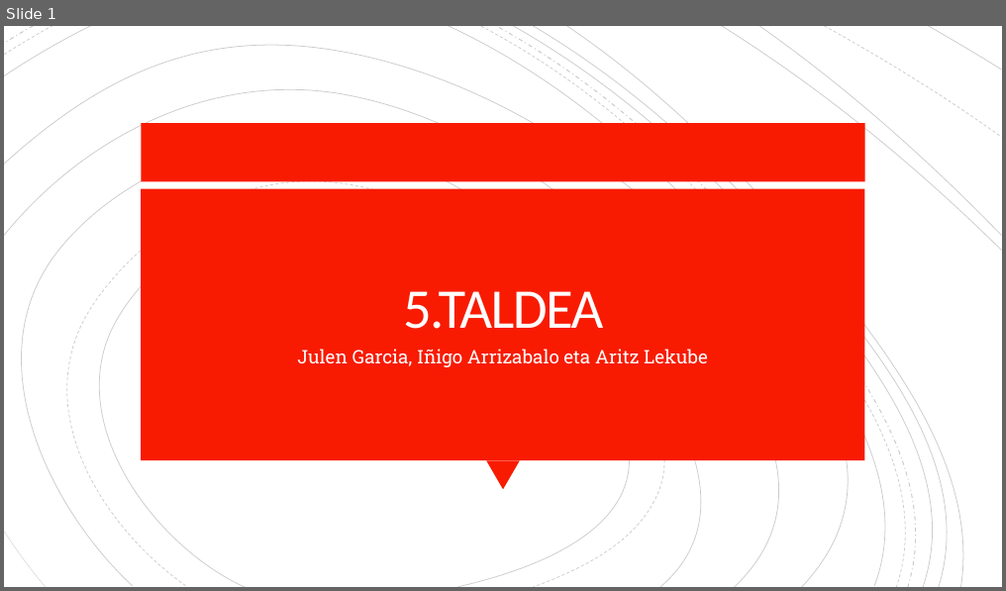
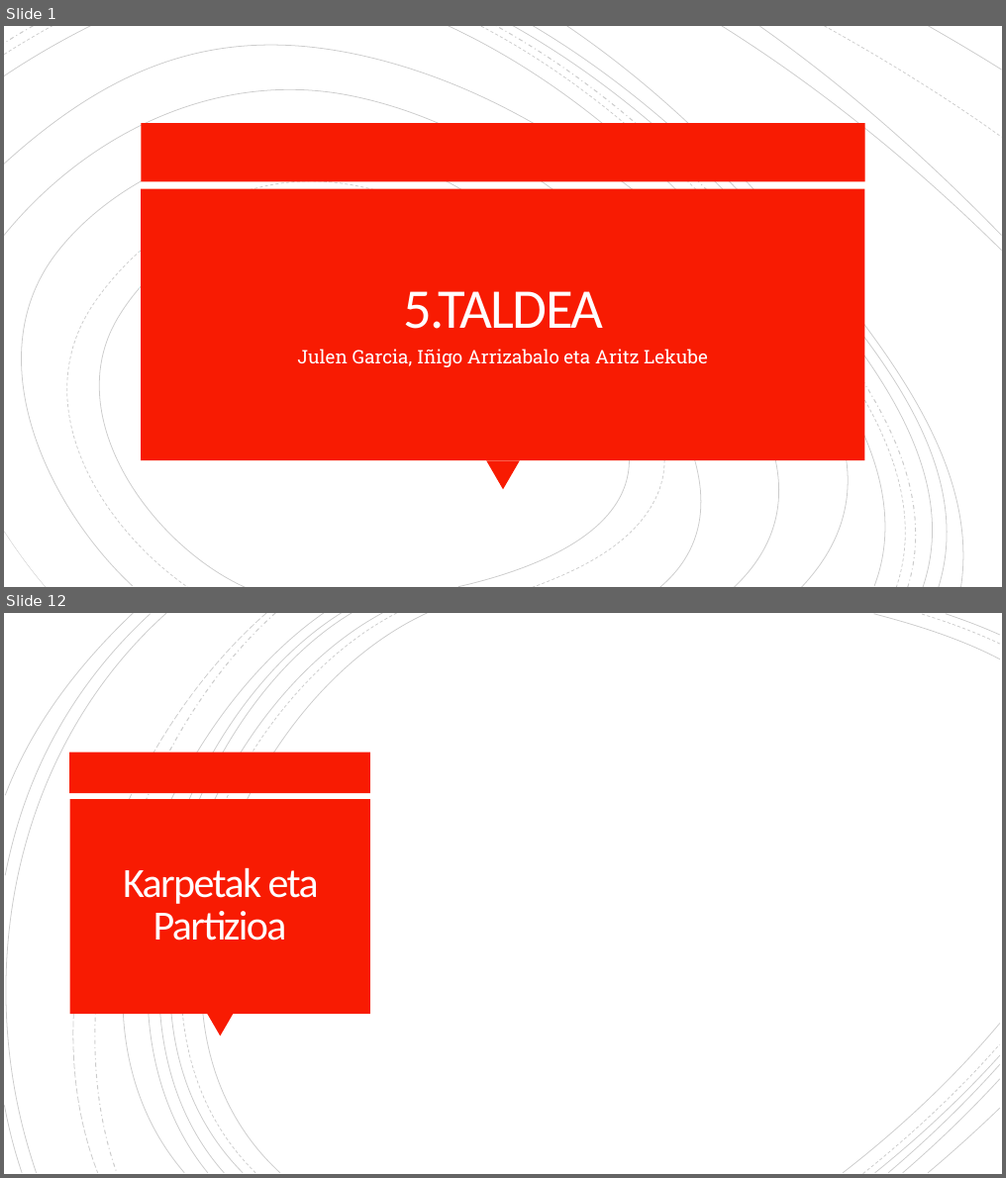
Before and after one commit to OceansForce/Erronka_5_Taldea, a slide deck: Aurkezpena/Aurkezpena_5.taldea_2.sprint.pptx. Shown one above the other, each under a label of ours: slide 1 before the commit, slides 1 and 12 after it; the slides between them are not shown. The pictures are 1006x591 and 1006x1178 pixels, drawn with LibreOffice and Linux fonts; fonts in the diff are those of the drawing. Boxes give left, top, right and bottom in pixels: in the first picture for what was removed or moved away, otherwise in the second. Text is boxed around its words. In the diff, an @@ line names an element or a change of style, - is before the commit and + after.

```diff
--- a/Aurkezpena/Aurkezpena_5.taldea_2.sprint.pptx
+++ b/Aurkezpena/Aurkezpena_5.taldea_2.sprint.pptx
@@ slide 12 added at (4,613,1002,1174), background #FFFFFF @@
@@ group added at (4,613,1000,1174): 21 freeform shapes @@
@@ rectangle added at (70,753,371,793), fill #F81B02 @@
@@ rectangle added at (70,799,370,1014), fill #F81B02 @@
@@ title added at (123,868,319,941), 40 pt, text #FFFEFF @@
+Karpetak eta Partizioa
@@ triangle added at (207,1014,233,1037), fill #F81B02 @@
```
Also in this commit, not shown: 14 other slides added, 1 slide removed, 2 other files.
